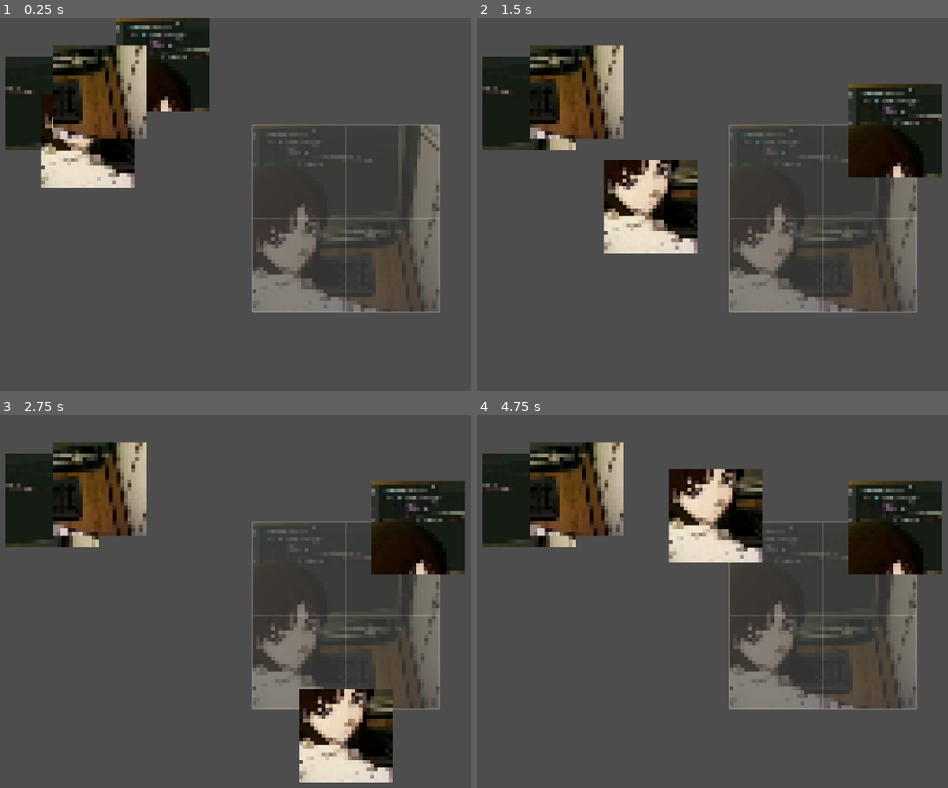
Above: before the commit, frames 1-4 (two rows, left to right).
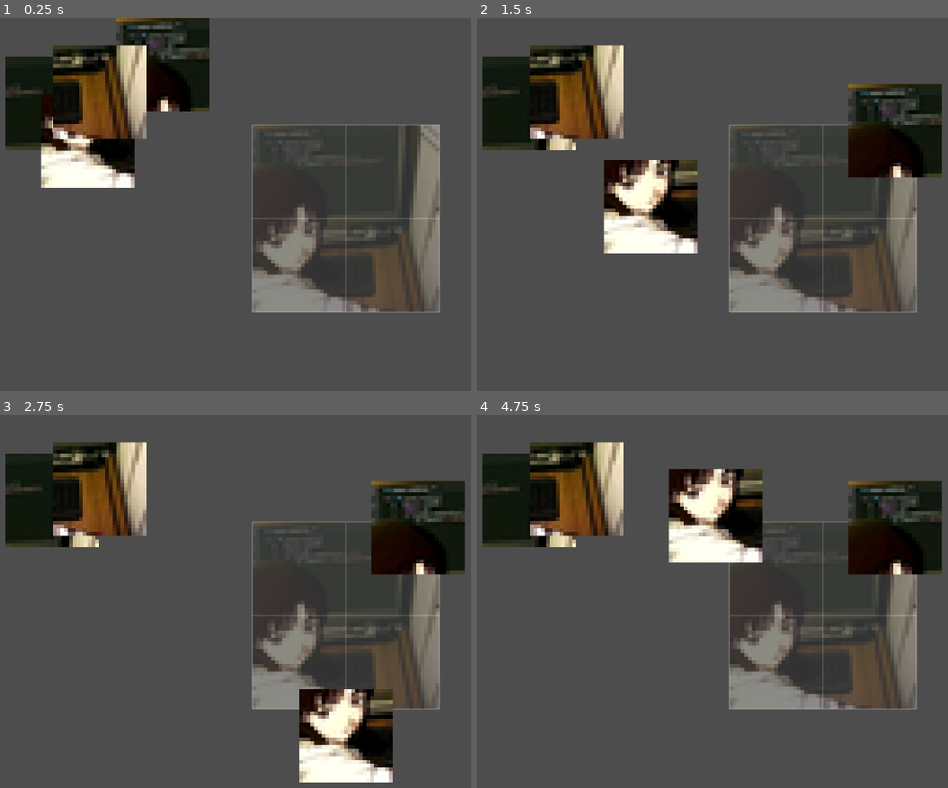
Above: after the commit, the same moments.

Repository: chabsseu/pixelated
Game: Godot game, scene res://Scenes/Board/puzzle_board.tscn
Two runs of this game, one before a commit and one after it. Both use one fixed random seed, a clock stepped at 60 frames per second and the inputs below.
Inputs (mouse positions are in pixels of both pictures, inside the frame that each line leads up to):
- Up to frame 1 (0.25 s): no input
- Up to frame 2 (1.5 s): tap Enter at 0.5 s; drag from (641, 66) to (896, 129) at 0.52 s; tap Space at 1.25 s; drag from (528, 103) to (787, 301) at 1.27 s
- Up to frame 3 (2.75 s): tap Enter at 2 s; move the mouse to (98, 489) at 2.02 s; click (98, 489) at 2.17 s
- Up to frame 4 (4.75 s): tap Space at 2.75, 4.25 s; drag from (820, 735) to (608, 556) at 2.77 s; tap Enter at 3.5 s; move the mouse to (outside the picture) at 3.52 s; click (outside the picture) at 3.67 s; drag from (608, 556) to (717, 515) at 4.27 s

The runs differ from the first frame. In frame 1, 3.3% of the frame differs, in the area x 1-94%, y 0-79%; in frame 2, 4.4%, in the area x 1-99%, y 7-79%; in frame 3, 4.4%; in frame 4, 4.3%.

Commit message:
make the picture smoother

Diff:
--- a/Scripts/PixelatedUtil.gd
+++ b/Scripts/PixelatedUtil.gd
@@ -1,10 +1,11 @@
 extends Node
 class_name PixelateUtil
 
-## Loads an image from disk.
+
 static func load_image_from_path(path: String) -> Image:
-	var img := Image.new()
-	var err := img.load(path)
+	var img: Image = Image.new()
+	var err: int = img.load(path)
+
 	if err != OK:
 		push_error("Failed to load image at %s (error %d)" % [path, err])
 		return null
@@ -13,74 +14,70 @@
 	return img
 
 
-## Pixelates an image.
-## pixel_size:
-##     4  = very detailed
-##     8  = recommended
-##     12 = retro
-##     16 = chunky
-##
-## color_levels:
-##     255 = keep original colors
-##     64  = light reduction
-##     32  = SNES style
-##     16  = retro
-##      4  = GameBoy
 static func pixelate(source: Image, pixel_size: int, color_levels: int = 255) -> Image:
+
 	var width: int = source.get_width()
 	var height: int = source.get_height()
 
-	# Crop to a centered square
-	var side: int = min(width, height)
+	var side: int = mini(width, height)
 
-	var crop_x: int = int((width - side) / 2)
-	var crop_y: int = int((height - side) / 2)
+	var crop_x: int = (width - side) / 2
+	var crop_y: int = (height - side) / 2
 
-	var cropped: Image = source.get_region(
+	var img: Image = source.get_region(
 		Rect2i(crop_x, crop_y, side, side)
 	)
 
-	# Prevent division by zero
-	pixel_size = max(pixel_size, 1)
+	# Improve the image before pixelating
+	img.adjust_bcs(1.15, 1.08, 1.05)
 
-	# Calculate the downscaled resolution
-	var target_size: int = max(8, int(side / pixel_size))
+	pixel_size = maxi(pixel_size, 1)
 
-	# Downscale
-	cropped.resize(
-		target_size,
-		target_size,
-		Image.INTERPOLATE_BILINEAR
+	var target: int = maxi(24, side / pixel_size)
+
+	img.resize(
+		target,
+		target,
+		Image.INTERPOLATE_LANCZOS
 	)
 
-	# Optional color reduction
 	if color_levels < 255:
-		_quantize(cropped, color_levels)
+		_quantize(img, color_levels)
 
-	# Upscale with crisp pixels
-	cropped.resize(
+	img.resize(
 		side,
 		side,
 		Image.INTERPOLATE_NEAREST
 	)
 
-	return cropped
+	return img
+
 
 static func _quantize(img: Image, levels: int) -> void:
-	levels = max(levels, 2)
+
+	levels = maxi(levels, 2)
 
 	var w: int = img.get_width()
 	var h: int = img.get_height()
 
 	var step: float = 255.0 / float(levels - 1)
 
-	for y in range(h):
-		for x in range(w):
+	for y: int in range(h):
+		for x: int in range(w):
+
 			var c: Color = img.get_pixel(x, y)
 
-			var r: float = round(c.r * 255.0 / step) * step / 255.0
-			var g: float = round(c.g * 255.0 / step) * step / 255.0
-			var b: float = round(c.b * 255.0 / step) * step / 255.0
+			var rf: float = c.r * 255.0
+			var gf: float = c.g * 255.0
+			var bf: float = c.b * 255.0
+
+			var r_step: int = int(round(rf / step))
+			var g_step: int = int(round(gf / step))
+			var b_step: int = int(round(bf / step))
+
+			var r: float = float(r_step) * step / 255.0
+			var g: float = float(g_step) * step / 255.0
+			var b: float = float(b_step) * step / 255.0
 
 			img.set_pixel(
 				x,
@@ -90,15 +87,16 @@
 
 
 static func crop_to_square(image: Image) -> Image:
-	var side: int = min(
+
+	var side: int = mini(
 		image.get_width(),
 		image.get_height()
 	)
 
-	var x: int = int((image.get_width() - side) / 2)
-	var y: int = int((image.get_height() - side) / 2)
+	var x: int = (image.get_width() - side) / 2
+	var y: int = (image.get_height() - side) / 2
 
-	var square := Image.create(
+	var square: Image = Image.create(
 		side,
 		side,
 		false,
